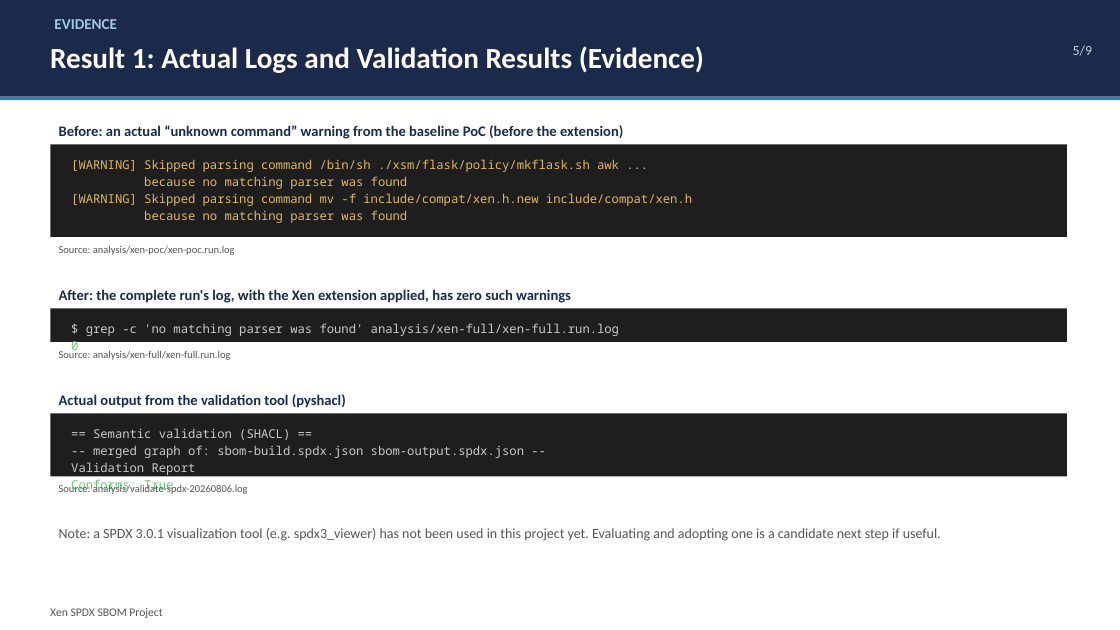
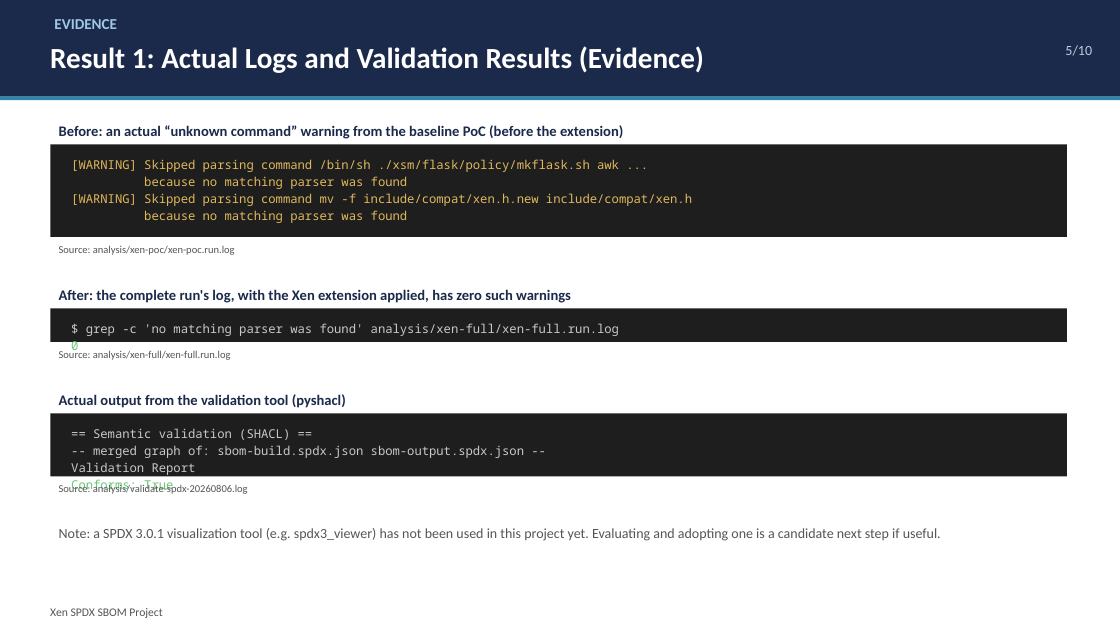
Before and after one commit to harunobukurokawa/sbom-generate-workspace, a slide deck: slide 5 of analysis/presentations/2026-08-19-fusa-sig-status/xen-sbom-status-report-en.pptx. Drawn at 1120x630 pixels with LibreOffice and Linux fonts; fonts in the diff are those of the drawing. Boxes give left, top, right and bottom in pixels: in the first picture for what was removed or moved away, otherwise in the second. Text is boxed around its words. In the diff, an @@ line names an element or a change of style, - is before the commit and + after.

```diff
--- a/analysis/presentations/2026-08-19-fusa-sig-status/xen-sbom-status-report-en.pptx
+++ b/analysis/presentations/2026-08-19-fusa-sig-status/xen-sbom-status-report-en.pptx
@@ text at <box>1065,45,1092,56</box>: text changed @@
-5/9
+5/10
```
Also in this commit, not shown: 7 other slides changed, 1 slide added, 4 other files.
